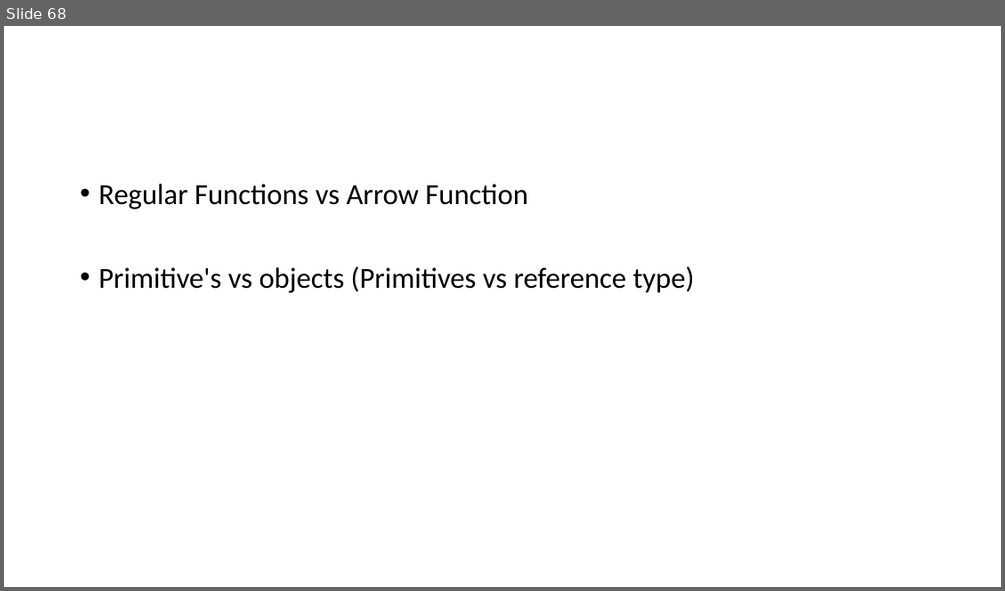
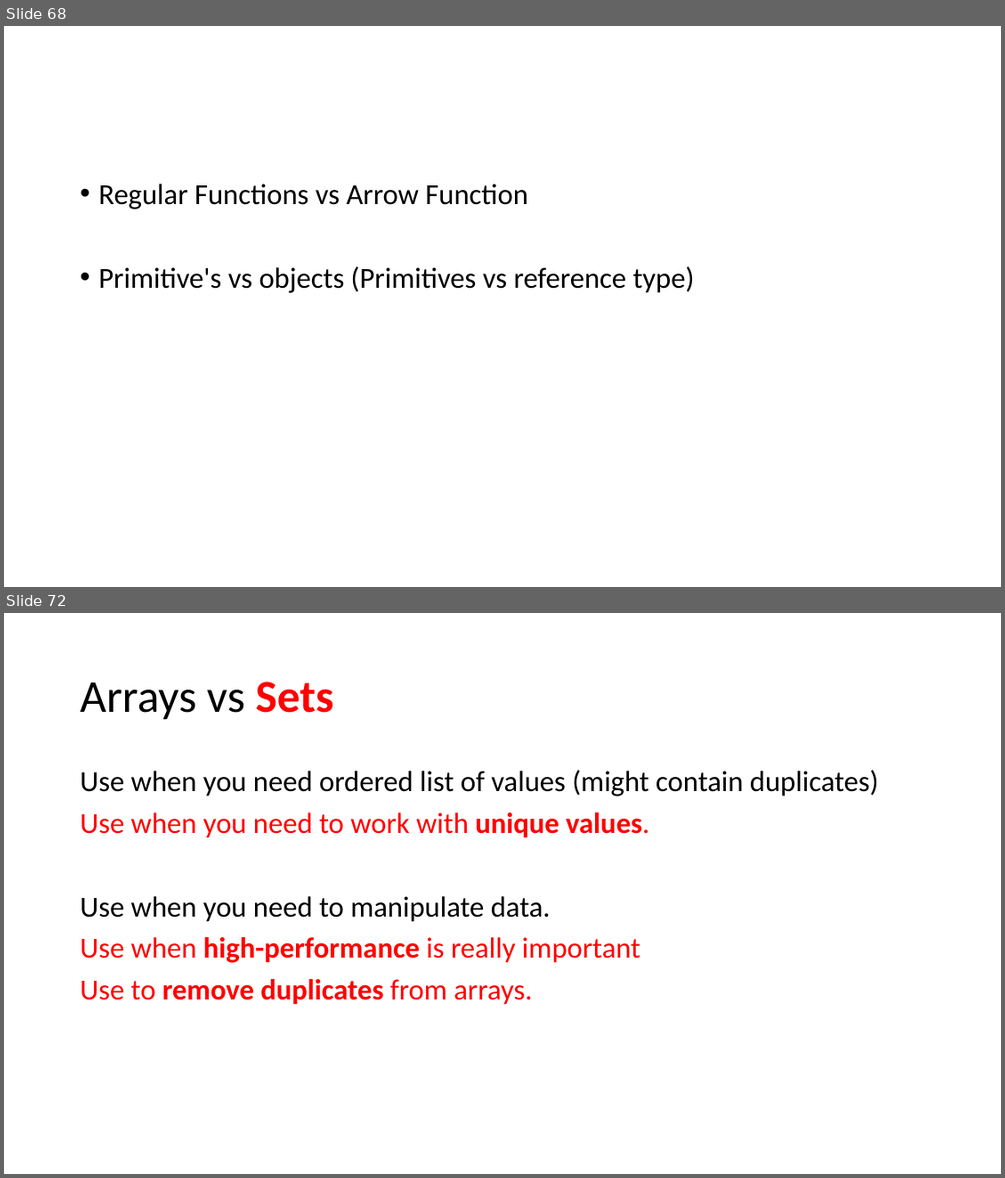
Before and after one commit to PiyushChaturvedii/Batch05, a slide deck: JavaScript.pptx. Shown one above the other, each under a label of ours: slide 68 before the commit, slides 68 and 72 after it; the slides between them are not shown. The pictures are 1005x591 and 1005x1178 pixels, drawn with LibreOffice and Linux fonts; fonts in the diff are those of the drawing. Boxes give left, top, right and bottom in pixels: in the first picture for what was removed or moved away, otherwise in the second. Text is boxed around its words. In the diff, an @@ line names an element or a change of style, - is before the commit and + after.

```diff
--- a/JavaScript.pptx
+++ b/JavaScript.pptx
@@ slide 72 added at (4,613,1001,1174), background #FFFFFF @@
@@ title added at (80,682,334,720), 44 pt, text #000000 @@
+Arrays vs Sets
@@ text added at (80,770,879,1005), 28 pt, text #FF0000 @@
+Use when you need ordered list of values (might contain duplicates)
+Use when you need to work with unique values.
+Use when you need to manipulate data.
+Use when high-performance is really important
+Use to remove duplicates from arrays.
```
Also in this commit, not shown: 1 slide changed, 2 other slides added, 14 other files.
